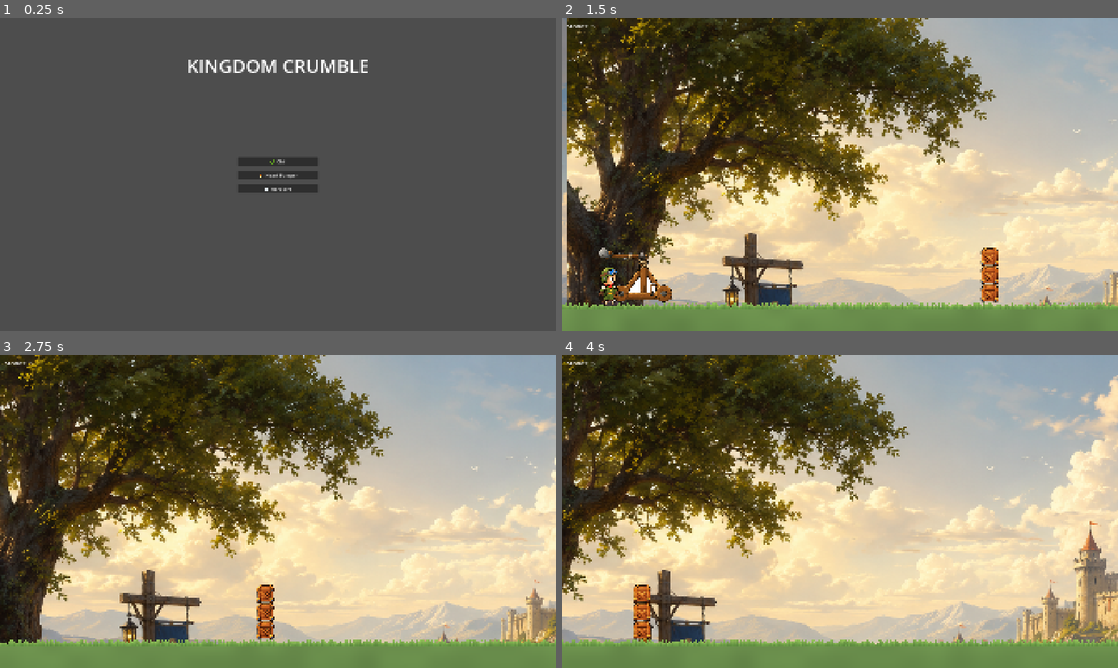
Above: before the commit, frames 1-4 (two rows, left to right).
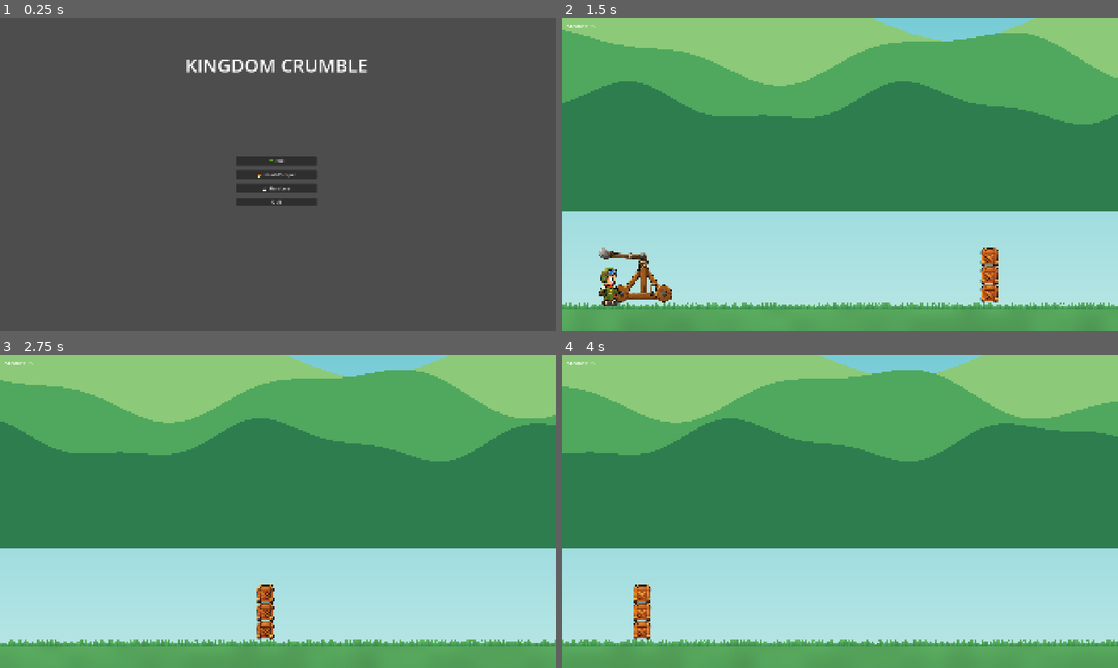
Above: after the commit, the same moments.

Repository: hazlema/kingdom-crumble
Game: Godot game, scene res://scenes/main_menu.tscn
Two runs of this game, one before a commit and one after it. Both use one fixed random seed, a clock stepped at 60 frames per second and the inputs below.
Inputs (mouse positions are in pixels of both pictures, inside the frame that each line leads up to):
- Up to frame 1 (0.25 s): no input
- Up to frame 2 (1.5 s): click "🌿 Chill" at 0.5 s; tap Enter (advance) at 1.25, 1.35 s; move the mouse to (962, 158) at 1.27 s; hold . (scout_right) from 1.28 s (still down); click (962, 158) at 1.42 s
- Up to frame 3 (2.75 s): release . (scout_right) at 2 s; drag from (166, 527) to (250, 574) at 2.02 s
- Up to frame 4 (4 s): move the mouse to (895, 442) at 2.77 s; hold . (scout_right) 2.78-3.5 s; tap Right (aim_right) at 2.85 s; drag from (812, 574) to (673, 464) at 3.52 s

The runs differ from the first frame. In frame 1, 1.4% of the frame differs, in the area x 33-67%, y 13-60%; in frame 2, 92%; in frame 3, 93%; in frame 4, 93%, in the area x 0-100%, y 0-94%.

Commit message:
feat: flat-vector sine-hill background replaces painted panorama
Owner's new aesthetic (flat mobile-casual, a la the Siege Saga mock):
procedural hills shader (two summed sines, flat fill, seamless tiling)
in three parallax layers over a teal sky; grass retinted to the flat
palette. Zero image assets — every color and wave is an inspector knob.

Co-Authored-By: Claude Fable 5 <noreply@anthropic.com>

Diff:
--- /dev/null
+++ b/art/shaders/hills.gdshader
@@ -0,0 +1,24 @@
+// Flat-vector rolling hills: a silhouette drawn from two summed sine
+// waves, filled with a single flat color. Layer several with different
+// colors, phases, and parallax speeds for the whole skyline.
+// cycles are whole numbers so the shape tiles seamlessly when the
+// ParallaxLayer mirrors at the rect width.
+shader_type canvas_item;
+
+uniform vec4 fill: source_color = vec4(0.31, 0.66, 0.37, 1.0);
+uniform float base_frac = 0.35;   // hilltop midline, fraction of rect height
+uniform float amp1_px = 70.0;
+uniform float cycles1 = 3.0;
+uniform float phase1 = 0.0;
+uniform float amp2_px = 24.0;
+uniform float cycles2 = 7.0;
+uniform float phase2 = 1.7;
+uniform float rect_h_px = 900.0;
+
+void fragment() {
+	float y = UV.y * rect_h_px;
+	float surf = base_frac * rect_h_px
+		+ amp1_px * sin(TAU * UV.x * cycles1 + phase1)
+		+ amp2_px * sin(TAU * UV.x * cycles2 + phase2);
+	COLOR = y > surf ? fill : vec4(0.0);
+}
--- a/scenes/background.tscn
+++ b/scenes/background.tscn
@@ -1,10 +1,10 @@
-[gd_scene load_steps=4 format=3]
+[gd_scene load_steps=9 format=3]
 
-[ext_resource type="Texture2D" path="res://art/backgrounds/castle.png" id="1"]
+[ext_resource type="Shader" path="res://art/shaders/hills.gdshader" id="1"]
 
 [sub_resource type="Gradient" id="sky_gradient"]
-offsets = PackedFloat32Array(0, 0.65, 1)
-colors = PackedColorArray(0.23, 0.42, 0.72, 1, 0.62, 0.78, 0.92, 1, 0.96, 0.9, 0.78, 1)
+offsets = PackedFloat32Array(0, 1)
+colors = PackedColorArray(0.42, 0.78, 0.83, 1, 0.79, 0.93, 0.91, 1)
 
 [sub_resource type="GradientTexture2D" id="sky_tex"]
 gradient = SubResource("sky_gradient")
@@ -12,6 +12,42 @@
 height = 256
 fill_from = Vector2(0, 0)
 fill_to = Vector2(0, 1)
+
+[sub_resource type="ShaderMaterial" id="hills_far"]
+shader = ExtResource("1")
+shader_parameter/fill = Color(0.55, 0.79, 0.47, 1)
+shader_parameter/base_frac = 0.3
+shader_parameter/amp1_px = 90.0
+shader_parameter/cycles1 = 2.0
+shader_parameter/phase1 = 0.7
+shader_parameter/amp2_px = 30.0
+shader_parameter/cycles2 = 5.0
+shader_parameter/phase2 = 2.4
+shader_parameter/rect_h_px = 970.0
+
+[sub_resource type="ShaderMaterial" id="hills_mid"]
+shader = ExtResource("1")
+shader_parameter/fill = Color(0.31, 0.66, 0.37, 1)
+shader_parameter/base_frac = 0.4
+shader_parameter/amp1_px = 80.0
+shader_parameter/cycles1 = 3.0
+shader_parameter/phase1 = 0.0
+shader_parameter/amp2_px = 26.0
+shader_parameter/cycles2 = 7.0
+shader_parameter/phase2 = 1.7
+shader_parameter/rect_h_px = 870.0
+
+[sub_resource type="ShaderMaterial" id="hills_near"]
+shader = ExtResource("1")
+shader_parameter/fill = Color(0.18, 0.49, 0.31, 1)
+shader_parameter/base_frac = 0.52
+shader_parameter/amp1_px = 60.0
+shader_parameter/cycles1 = 4.0
+shader_parameter/phase1 = 3.9
+shader_parameter/amp2_px = 20.0
+shader_parameter/cycles2 = 9.0
+shader_parameter/phase2 = 0.6
+shader_parameter/rect_h_px = 770.0
 
 [node name="Background" type="ParallaxBackground"]
 
@@ -25,11 +61,34 @@
 texture = SubResource("sky_tex")
 
 [node name="Far" type="ParallaxLayer" parent="."]
-motion_scale = Vector2(0.25, 0.1)
-motion_mirroring = Vector2(4158, 0)
+motion_scale = Vector2(0.15, 0.05)
+motion_mirroring = Vector2(4096, 0)
 
-[node name="Panorama" type="Sprite2D" parent="Far"]
-position = Vector2(0, -38)
-scale = Vector2(2.17, 2.17)
-centered = false
-texture = ExtResource("1")
+[node name="Hills" type="ColorRect" parent="Far"]
+material = SubResource("hills_far")
+offset_left = -1000.0
+offset_top = -350.0
+offset_right = 3096.0
+offset_bottom = 620.0
+
+[node name="Mid" type="ParallaxLayer" parent="."]
+motion_scale = Vector2(0.3, 0.08)
+motion_mirroring = Vector2(4096, 0)
+
+[node name="Hills" type="ColorRect" parent="Mid"]
+material = SubResource("hills_mid")
+offset_left = -1000.0
+offset_top = -250.0
+offset_right = 3096.0
+offset_bottom = 620.0
+
+[node name="Near" type="ParallaxLayer" parent="."]
+motion_scale = Vector2(0.5, 0.12)
+motion_mirroring = Vector2(4096, 0)
+
+[node name="Hills" type="ColorRect" parent="Near"]
+material = SubResource("hills_near")
+offset_left = -1000.0
+offset_top = -150.0
+offset_right = 3096.0
+offset_bottom = 620.0
--- a/scenes/level_01.tscn
+++ b/scenes/level_01.tscn
@@ -15,6 +15,10 @@
 shader_parameter/rect_height_px = 600.0
 shader_parameter/blade_width_px = 3.5
 shader_parameter/sway_px = 4.0
+shader_parameter/blade_color = Color(0.22, 0.55, 0.31, 1)
+shader_parameter/tip_color = Color(0.38, 0.7, 0.38, 1)
+shader_parameter/body_top_color = Color(0.34, 0.65, 0.36, 1)
+shader_parameter/body_bottom_color = Color(0.16, 0.4, 0.25, 1)
 
 [sub_resource type="WorldBoundaryShape2D" id="ground_shape"]
 
--- a/scenes/main_menu.tscn
+++ b/scenes/main_menu.tscn
@@ -1,22 +1,31 @@
-[gd_scene load_steps=2 format=3]
+[gd_scene format=3 uid="uid://dlgifplw3ecbc"]
 
-[ext_resource type="Script" path="res://src/ui/main_menu.gd" id="1"]
+[ext_resource type="Script" uid="uid://c4bbovvtgk5ql" path="res://src/ui/main_menu.gd" id="1"]
 
-[node name="MainMenu" type="Control"]
+[node name="MainMenu" type="Control" unique_id=892463116]
+layout_mode = 3
+anchors_preset = 15
 anchor_right = 1.0
 anchor_bottom = 1.0
+offset_left = -5.0
+offset_top = -2.0
+offset_right = -5.0
+offset_bottom = -2.0
+grow_horizontal = 2
+grow_vertical = 2
 script = ExtResource("1")
 
-[node name="Title" type="Label" parent="."]
-anchor_left = 0.0
+[node name="Title" type="Label" parent="." unique_id=1983062749]
+layout_mode = 0
 anchor_right = 1.0
 offset_top = 120.0
 offset_bottom = 200.0
 theme_override_font_sizes/font_size = 64
+text = "KINGDOM CRUMBLE"
 horizontal_alignment = 1
-text = "KINGDOM CRUMBLE"
 
-[node name="Buttons" type="VBoxContainer" parent="."]
+[node name="Buttons" type="VBoxContainer" parent="." unique_id=825930571]
+layout_mode = 0
 anchor_left = 0.5
 anchor_top = 0.5
 anchor_right = 0.5
@@ -27,11 +36,18 @@
 offset_bottom = 120.0
 theme_override_constants/separation = 16
 
-[node name="Chill" type="Button" parent="Buttons"]
+[node name="Chill" type="Button" parent="Buttons" unique_id=1596262242]
+layout_mode = 2
 text = "🌿  Chill"
 
-[node name="HeartPumper" type="Button" parent="Buttons"]
+[node name="HeartPumper" type="Button" parent="Buttons" unique_id=171232873]
+layout_mode = 2
 text = "🔥  Heart-Pumper"
 
-[node name="Hardcore" type="Button" parent="Buttons"]
+[node name="Hardcore" type="Button" parent="Buttons" unique_id=521078720]
+layout_mode = 2
 text = "💀  Hardcore"
+
+[node name="Quit" type="Button" parent="Buttons" unique_id=665082779]
+layout_mode = 2
+text = "Quit"
--- a/src/ui/main_menu.gd
+++ b/src/ui/main_menu.gd
@@ -4,7 +4,11 @@
 	$Buttons/Chill.pressed.connect(_start.bind("chill"))
 	$Buttons/HeartPumper.pressed.connect(_start.bind("heartpumper"))
 	$Buttons/Hardcore.pressed.connect(_start.bind("hardcore"))
+	$Buttons/Quit.pressed.connect(_quit)
 
 func _start(tier: String) -> void:
 	Settings.load_tier(tier)
 	get_tree().change_scene_to_file("res://scenes/level_01.tscn")
+
+func _quit() -> void:
+	get_tree().quit()
Binary file changed: art/assets/catapult/base.png
Not shown, added: art/shaders/hills.gdshader.uid
